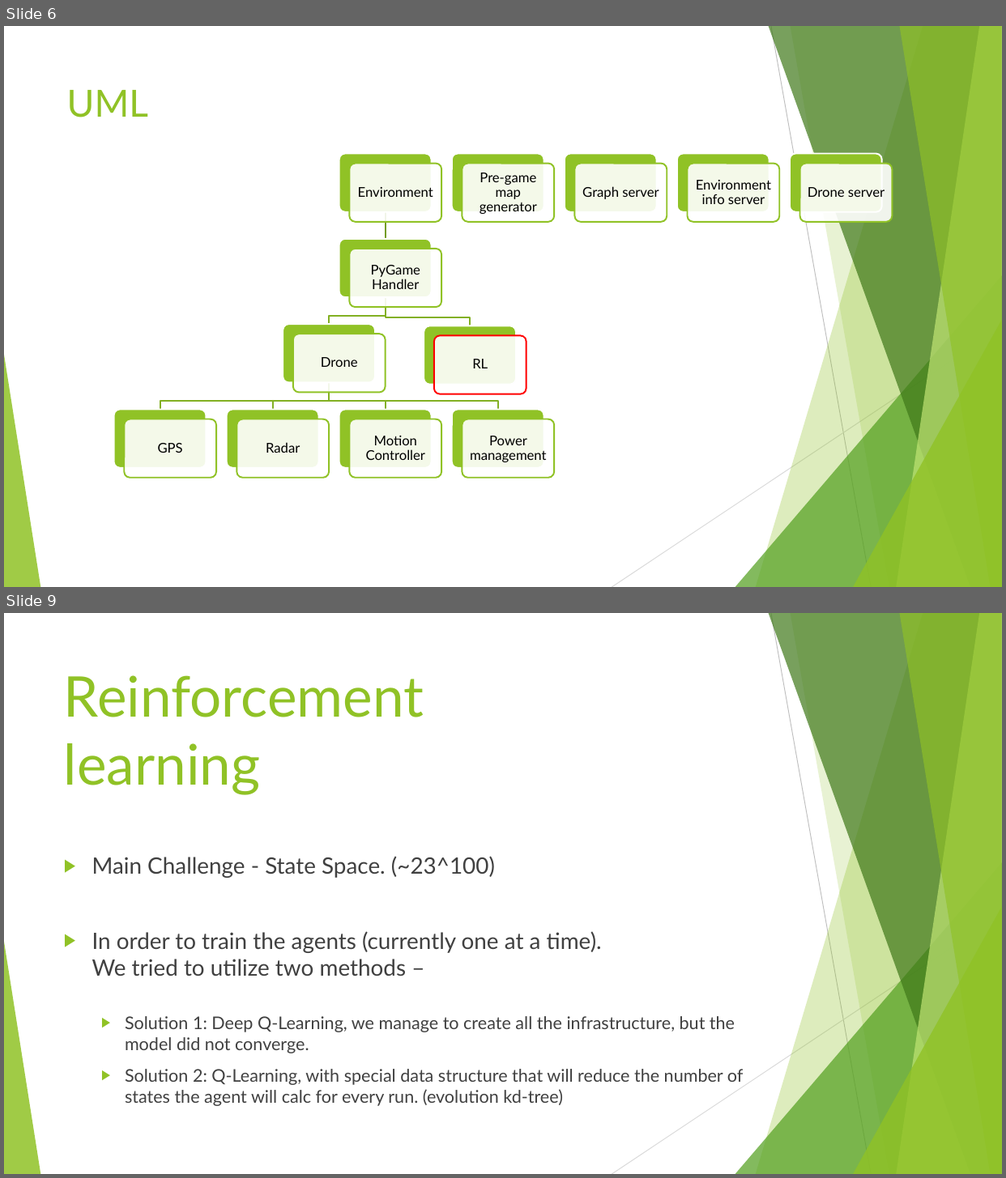
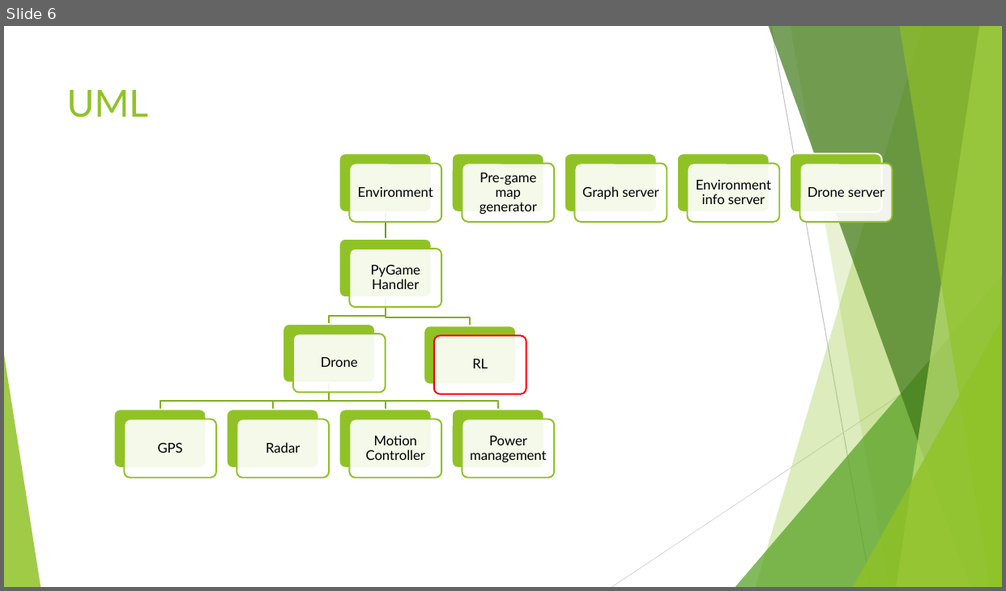
Before and after one commit to ShAssaf/DroneSim, a slide deck: Docs/Project_601.pptx. Shown one above the other, each under a label of ours: slides 6 and 9 before the commit, slide 6 after it; the slides between them are not shown. The pictures are 1006x1178 and 1006x591 pixels, drawn with LibreOffice and Linux fonts; fonts in the diff are those of the drawing. Boxes give left, top, right and bottom in pixels: in the first picture for what was removed or moved away, otherwise in the second. Text is boxed around its words. In the diff, an @@ line names an element or a change of style, - is before the commit and + after.

```diff
--- a/Docs/Project_601.pptx
+++ b/Docs/Project_601.pptx
@@ slide 9 removed at box(4, 613, 1002, 1174), background #FFFFFF; not listed: 10 template elements that a slide beside it also shows @@
@@ title removed at box(64, 675, 424, 795) @@
-Reinforcement learning
@@ text removed at box(92, 856, 744, 1106) @@
-▶ Main Challenge - State Space. (~23^100)
-▶ In order to train the agents (currently one at a time).
-  We tried to utilize two methods –
-  ▶ Solution 1: Deep Q-Learning, we manage to create all the infrastructure, but the model did not converge.
-  ▶ Solution 2: Q-Learning, with special data structure that will reduce the number of states the agent will calc for every run. (evolution kd-tree)
```
Also in this commit, not shown: 3 slides added, 2 other slides removed, 1 other file.
